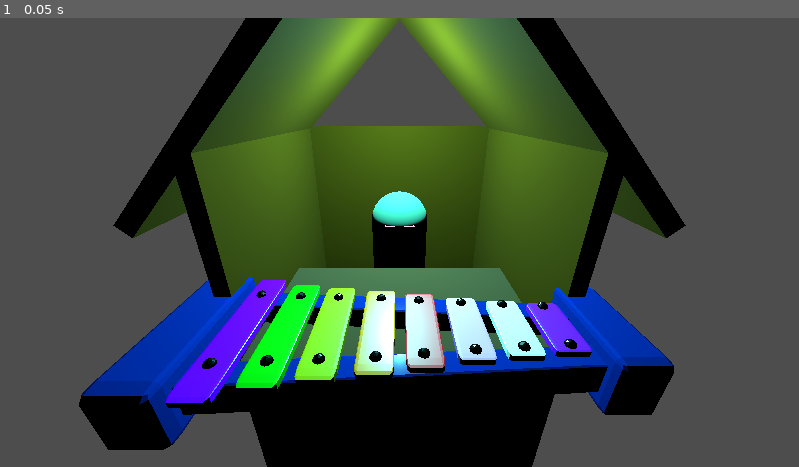
Above: before the commit, frame 1.
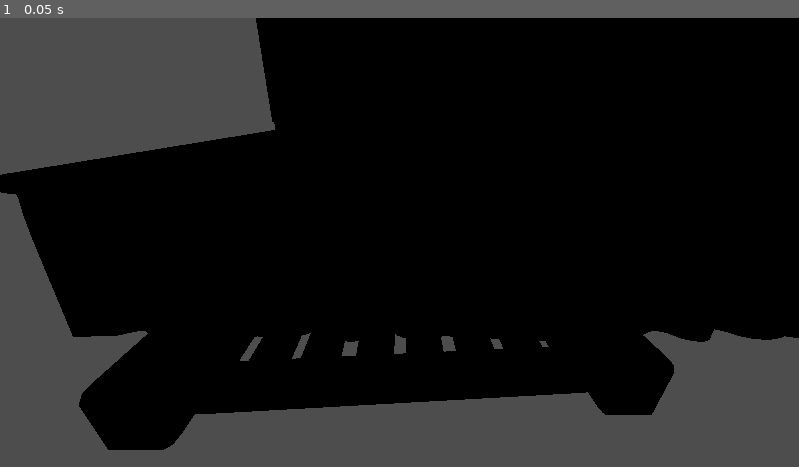
Above: after the commit, the same moment.

Repository: Zailef/GameOff2024
Game: Godot game, scene res://scenes/characters/musician/musician_stall.tscn
Same seed, same stepped clock (60 frames per second), same inputs: the game is played once before the commit and once after it. This scene is started directly instead of the project's main scene. Sound files missing from this copy of the repository are replaced by a short silence.
Inputs:
- Up to frame 1 (0.05 s): no input

The runs differ from the first frame. In frame 1, 67% of the frame differs, in the area x 0-100%, y 0-100%.

Commit message:
Incorporate the musician models

Diff:
--- /dev/null
+++ b/scenes/characters/musician/musician_and_stage.tscn
@@ -0,0 +1,14 @@
+[gd_scene load_steps=3 format=3 uid="uid://c02na25l0ruyf"]
+
+[ext_resource type="PackedScene" uid="uid://sj36jqhvigs0" path="res://models/characters/musician/Musician.and.stage.glb" id="1_fxl88"]
+
+[sub_resource type="BoxShape3D" id="BoxShape3D_4vtu2"]
+size = Vector3(42.1372, 21.2343, 15.9149)
+
+[node name="MusicianAndStage" instance=ExtResource("1_fxl88")]
+
+[node name="StaticBody3D" type="StaticBody3D" parent="." index="41"]
+
+[node name="CollisionShape3D" type="CollisionShape3D" parent="StaticBody3D" index="0"]
+transform = Transform3D(1, 0, 0, 0, 1, 0, 0, 0, 1, 12.4031, 10.5126, -2.16754)
+shape = SubResource("BoxShape3D_4vtu2")
--- a/scenes/characters/musician/musician_stall.gd
+++ b/scenes/characters/musician/musician_stall.gd
@@ -1,8 +1,8 @@
 extends Node3D
 class_name MusicianStall
 
-@onready var mini_game_camera: Camera3D = $MiniGameCamera
-@onready var interaction_handler: InteractionHandler = $InteractionHandler
+@onready var mini_game_camera: Camera3D = $XylophoneMemoryGame/MiniGameCamera
+@onready var interaction_handler: InteractionHandler = $XylophoneMemoryGame/InteractionHandler
 @onready var xylophone_memory_game: XylophoneMemoryGame = $XylophoneMemoryGame
 
 func _ready() -> void:
--- a/scenes/characters/musician/musician_stall.tscn
+++ b/scenes/characters/musician/musician_stall.tscn
@@ -9,26 +9,9 @@
 [ext_resource type="Script" path="res://scenes/characters/musician/result_state.gd" id="8_ukxcx"]
 [ext_resource type="Script" path="res://scenes/characters/musician/idle_state.gd" id="9_07mrm"]
 [ext_resource type="PackedScene" uid="uid://ctb7kh77do0es" path="res://scenes/characters/musician/xylophone.tscn" id="9_qip7a"]
+[ext_resource type="PackedScene" uid="uid://c02na25l0ruyf" path="res://scenes/characters/musician/musician_and_stage.tscn" id="12_7e8dh"]
 [ext_resource type="AudioStream" uid="uid://bv0vf4sf3qnsl" path="res://audio/characters/musician/xylophone/xylophone failure.wav" id="18_sa6he"]
 [ext_resource type="AudioStream" uid="uid://b3upgfdcolyne" path="res://audio/characters/musician/xylophone/xylophone success.wav" id="19_223te"]
-
-[sub_resource type="StandardMaterial3D" id="StandardMaterial3D_72cj6"]
-albedo_color = Color(0.268261, 0.154354, 2.40654e-08, 1)
-metallic_specular = 0.16
-
-[sub_resource type="StandardMaterial3D" id="StandardMaterial3D_swp3a"]
-albedo_color = Color(0.268261, 0.154354, 2.40654e-08, 1)
-
-[sub_resource type="StandardMaterial3D" id="StandardMaterial3D_2cm20"]
-albedo_color = Color(0.314043, 0.52677, 0.426783, 1)
-
-[sub_resource type="CapsuleMesh" id="CapsuleMesh_t7ubu"]
-
-[sub_resource type="StandardMaterial3D" id="StandardMaterial3D_rvooh"]
-albedo_color = Color(1, 0.258824, 1, 1)
-
-[sub_resource type="BoxMesh" id="BoxMesh_be0vo"]
-size = Vector3(0.5, 0.1, 0.1)
 
 [sub_resource type="CylinderShape3D" id="CylinderShape3D_xt10f"]
 radius = 1.3
@@ -36,75 +19,8 @@
 [node name="MusicianStall" type="Node3D"]
 script = ExtResource("1_wacb7")
 
-[node name="Walls" type="Node3D" parent="."]
-
-[node name="CSGBox3D" type="CSGBox3D" parent="Walls"]
-transform = Transform3D(1, 0, 0, 0, 1, 0, 0, 0, 1, -1, 1, 0)
-material_override = SubResource("StandardMaterial3D_72cj6")
-use_collision = true
-collision_mask = 0
-size = Vector3(0.1, 2, 2)
-
-[node name="CSGBox3D4" type="CSGBox3D" parent="Walls"]
-transform = Transform3D(0.707107, 0.707107, 0, -0.707107, 0.707107, 0, 0, 0, 1, -0.7, 2.3, 0)
-material_override = SubResource("StandardMaterial3D_72cj6")
-use_collision = true
-collision_mask = 0
-size = Vector3(0.1, 2, 2)
-
-[node name="CSGBox3D5" type="CSGBox3D" parent="Walls"]
-transform = Transform3D(0.707107, -0.707107, 0, 0.707107, 0.707107, 0, 0, 0, 1, 0.7, 2.3, 0)
-material_override = SubResource("StandardMaterial3D_72cj6")
-use_collision = true
-collision_mask = 0
-size = Vector3(0.1, 2, 2)
-
-[node name="CSGBox3D3" type="CSGBox3D" parent="Walls"]
-transform = Transform3D(-4.37114e-08, 0, 1, 0, 1, 0, -1, 0, -4.37114e-08, 0, 1, -1)
-material_override = SubResource("StandardMaterial3D_72cj6")
-use_collision = true
-collision_mask = 0
-size = Vector3(0.1, 2, 2)
-
-[node name="CSGBox3D2" type="CSGBox3D" parent="Walls"]
-transform = Transform3D(1, 0, 0, 0, 1, 0, 0, 0, 1, 1, 1, 0)
-material_override = SubResource("StandardMaterial3D_72cj6")
-use_collision = true
-collision_mask = 0
-size = Vector3(0.1, 2, 2)
-
-[node name="Table" type="CSGBox3D" parent="."]
-transform = Transform3D(1, 0, 0, 0, 1, 0, 0, 0, 1, 0, 0.5, 0.820523)
-material_override = SubResource("StandardMaterial3D_swp3a")
-use_collision = true
-collision_mask = 0
-size = Vector3(1.61383, 1, 1)
-
-[node name="MusicianCharacter" type="Node3D" parent="."]
-transform = Transform3D(0.499924, 0, 0.0087262, 0, 0.5, 0, -0.0087262, 0, 0.499924, 0, 1, 0)
-
-[node name="MusicianBody" type="MeshInstance3D" parent="MusicianCharacter"]
-transform = Transform3D(1, 0, 0, 0, 1, 0, 0, 0, 1, 0.00495087, 0, -0.283635)
-material_override = SubResource("StandardMaterial3D_2cm20")
-mesh = SubResource("CapsuleMesh_t7ubu")
-
-[node name="MusicianFaceMarker" type="MeshInstance3D" parent="MusicianCharacter"]
-transform = Transform3D(1, 0, 0, 0, 1, 0, 0, 0, 1, -0.00320917, 0.496474, 0.183853)
-material_override = SubResource("StandardMaterial3D_rvooh")
-mesh = SubResource("BoxMesh_be0vo")
-
-[node name="MiniGameCamera" type="Camera3D" parent="."]
-transform = Transform3D(1, 0, 0, 0, 0.910518, 0.41347, 0, -0.41347, 0.910518, 0, 2.16019, 2.37851)
-
-[node name="InteractionHandler" parent="." instance=ExtResource("2_bj52x")]
-transform = Transform3D(1, 0, 0, 0, 1, 0, 0, 0, 1, 0, -0.876854, 1.79591)
-label_text = "Talk [E]"
-
-[node name="CollisionShape3D" type="CollisionShape3D" parent="InteractionHandler"]
-transform = Transform3D(1, 0, 0, 0, -4.37114e-08, -1, 0, 1, -4.37114e-08, 0, 1.93062, -0.57586)
-shape = SubResource("CylinderShape3D_xt10f")
-
 [node name="XylophoneMemoryGame" type="Node3D" parent="."]
+transform = Transform3D(1, 0, 0, 0, 1, 0, 0, 0, 1, 4.2329, -0.538319, 1.0197)
 script = ExtResource("4_m7olm")
 
 [node name="MemoryGameStateMachine" type="Node" parent="XylophoneMemoryGame" node_paths=PackedStringArray("owner_node", "initial_state")]
@@ -135,7 +51,16 @@
 stream = ExtResource("19_223te")
 bus = &"SFX"
 
-[node name="OmniLight3D" type="OmniLight3D" parent="."]
-transform = Transform3D(1, 0, 0, 0, 1, 0, 0, 0, 1, 0, 2.3, 0)
-light_color = Color(0.431057, 0.990468, 1, 1)
-light_energy = 10.0
+[node name="InteractionHandler" parent="XylophoneMemoryGame" instance=ExtResource("2_bj52x")]
+transform = Transform3D(1, 0, 0, 0, 1, 0, 0, 0, 1, 0, -0.876854, 1.79591)
+label_text = "Talk [E]"
+
+[node name="CollisionShape3D" type="CollisionShape3D" parent="XylophoneMemoryGame/InteractionHandler"]
+transform = Transform3D(1, 0, 0, 0, -4.37114e-08, -1, 0, 1, -4.37114e-08, 0, 1.93062, -0.57586)
+shape = SubResource("CylinderShape3D_xt10f")
+
+[node name="MiniGameCamera" type="Camera3D" parent="XylophoneMemoryGame"]
+transform = Transform3D(1, 0, 0, 0, 0.910518, 0.41347, 0, -0.41347, 0.910518, 0, 2.16019, 2.37851)
+
+[node name="MusicianAndStage" parent="." instance=ExtResource("12_7e8dh")]
+transform = Transform3D(0.3, 0, 0, 0, 0.3, 0, 0, 0, 0.3, 4.24698, 0, 0)
Not shown: 1 places in scenes/characters/musician/musician_stall.tscn that only renumber resources
